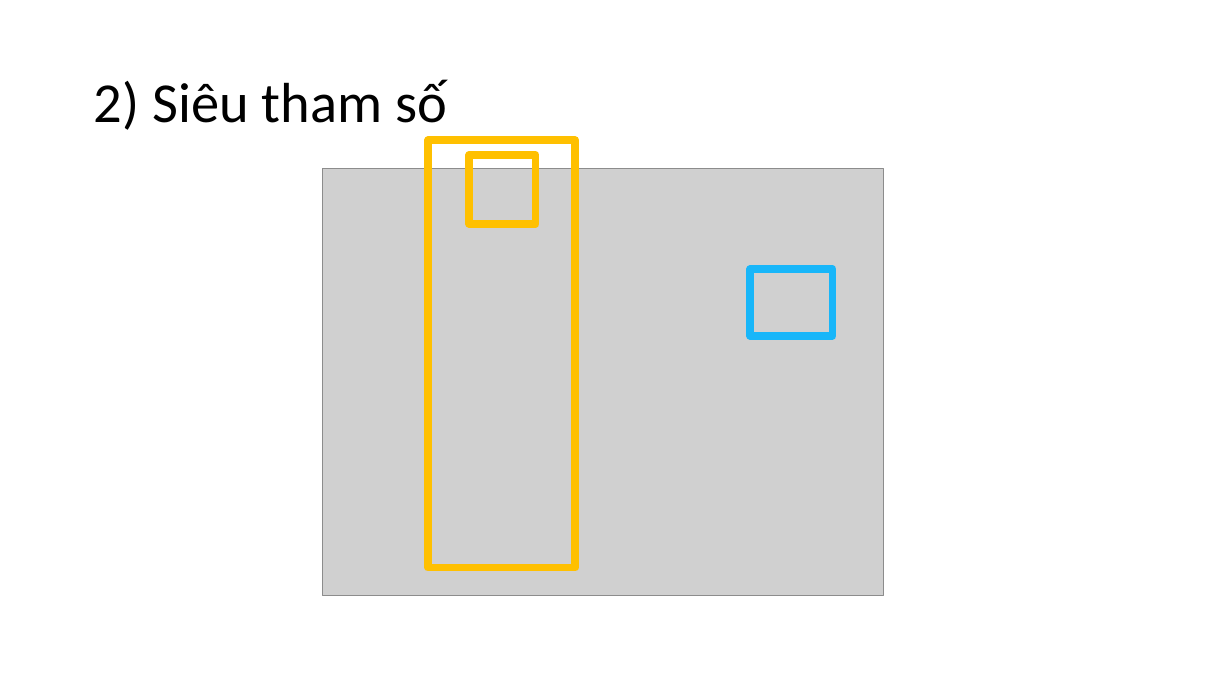
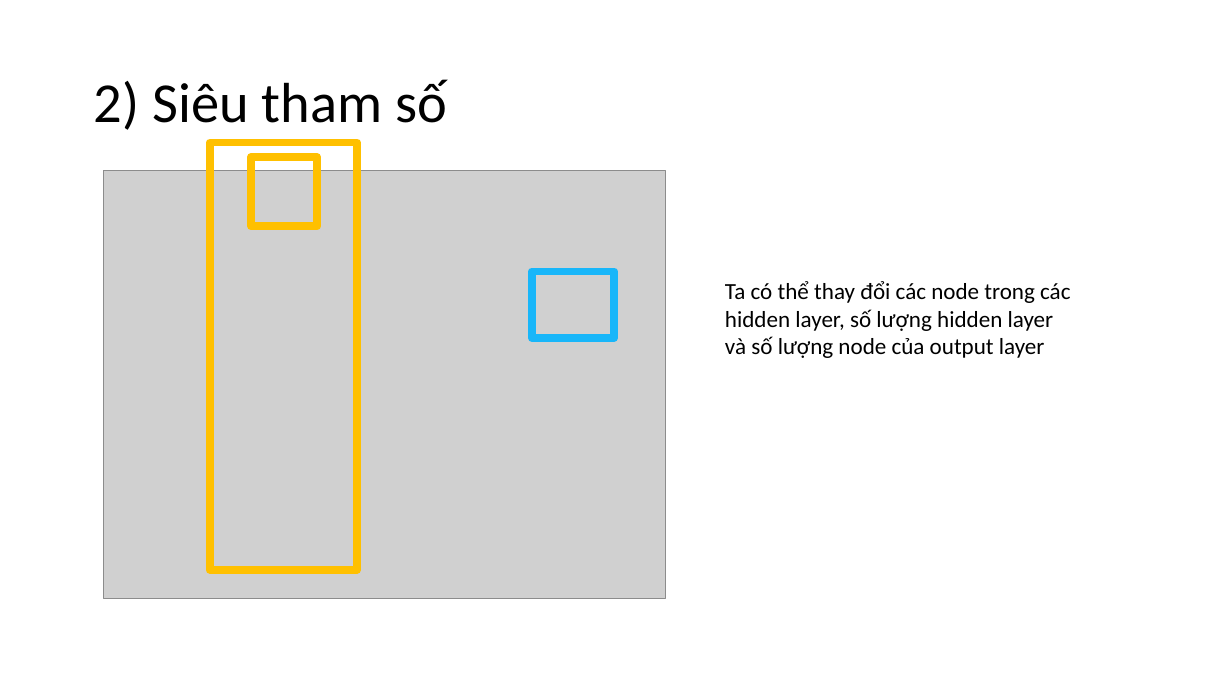
Before and after one commit to PhamTruongUit/Age-prediction, a slide deck: slide 5 of presentation.pptx (slide 4 before the commit). Drawn at 1232x693 pixels with LibreOffice and Linux fonts; fonts in the diff are those of the drawing; grey boxes stand for pictures. Boxes give left, top, right and bottom in pixels: in the first picture for what was removed or moved away, otherwise in the second. Text is boxed around its words. In the diff, an @@ line names an element or a change of style, - is before the commit and + after.

```diff
--- a/presentation.pptx
+++ b/presentation.pptx
@@ rectangle: place and size @@
-rectangle at [428,140,575,567]
+rectangle at [210,142,357,569]
@@ picture: place and size @@
-picture at [323,168,884,595]
+picture at [104,171,665,598]
@@ rectangle: place and size @@
-rectangle at [470,155,536,225]
+rectangle at [251,157,318,226]
@@ rectangle: place and size @@
-rectangle at [750,269,833,335]
+rectangle at [532,272,615,338]
@@ text added at [725,281,1070,358], 18 pt, text #000000 @@
+Ta có thể thay đổi các node trong các hidden layer, số lượng hidden layer và số lượng node của output layer
```
Also in this commit, not shown: 4 other slides changed, 3 slides added, 1 slide removed.
